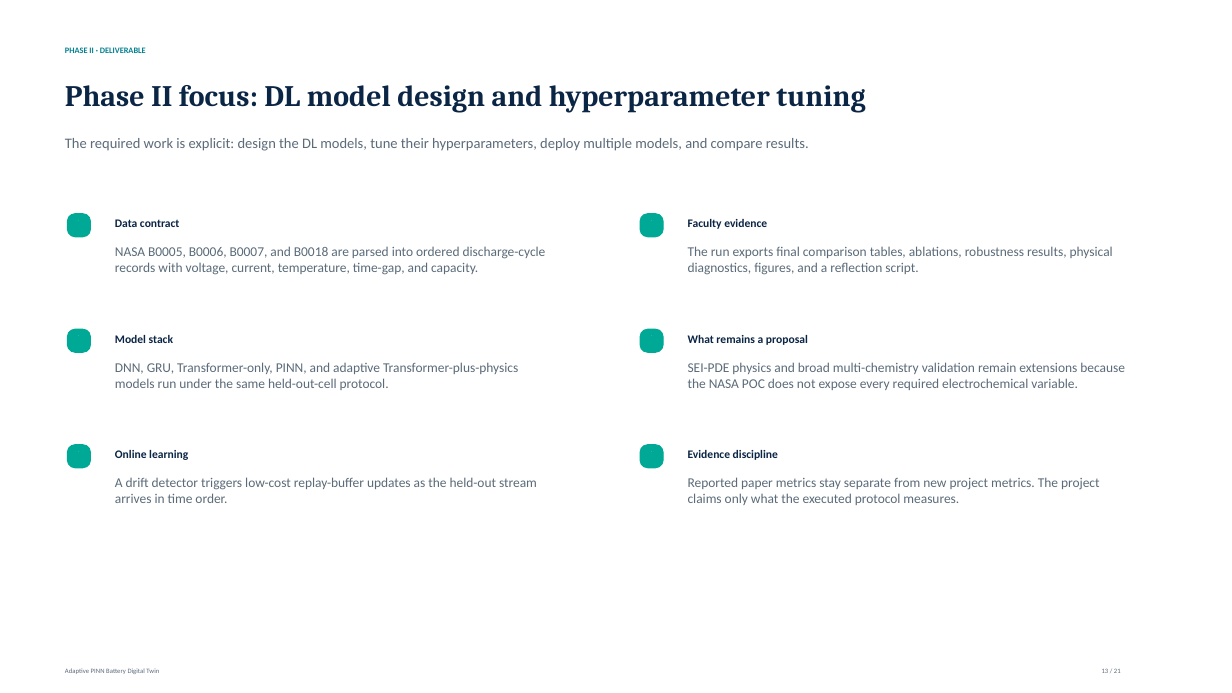
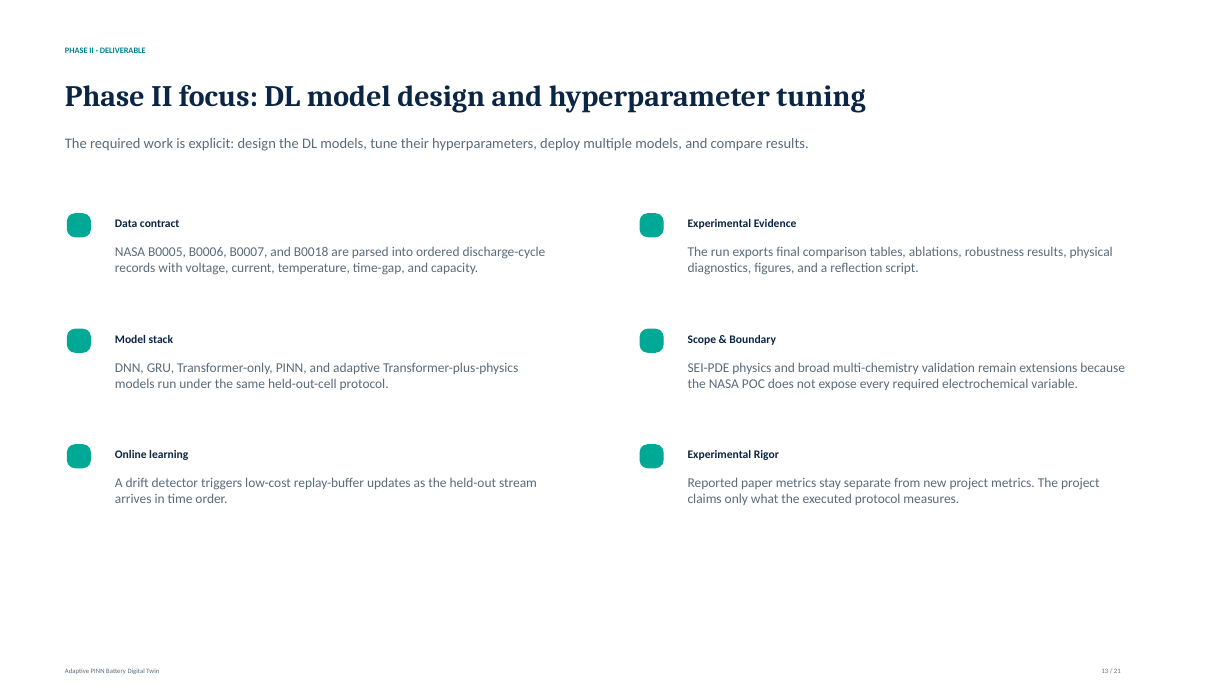
Before and after one commit to Chethan616/DL, a slide deck: slide 13 of phase2_output/dl_phase2_complete_v3.pptx. Drawn at 1232x693 pixels with LibreOffice and Linux fonts; fonts in the diff are those of the drawing. Boxes give left, top, right and bottom in pixels: in the first picture for what was removed or moved away, otherwise in the second. Text is boxed around its words. In the diff, an @@ line names an element or a change of style, - is before the commit and + after.

```diff
--- a/phase2_output/dl_phase2_complete_v3.pptx
+++ b/phase2_output/dl_phase2_complete_v3.pptx
@@ text at (x1=688, y1=219, x2=797, y2=229): text changed @@
-Faculty evidence
+Experimental Evidence
@@ text at (x1=688, y1=335, x2=776, y2=345): text changed @@
-What remains a proposal
+Scope & Boundary
@@ text at (x1=688, y1=450, x2=779, y2=460): text changed @@
-Evidence discipline
+Experimental Rigor
```
Also in this commit, not shown: 6 other slides changed, 8 other files.
